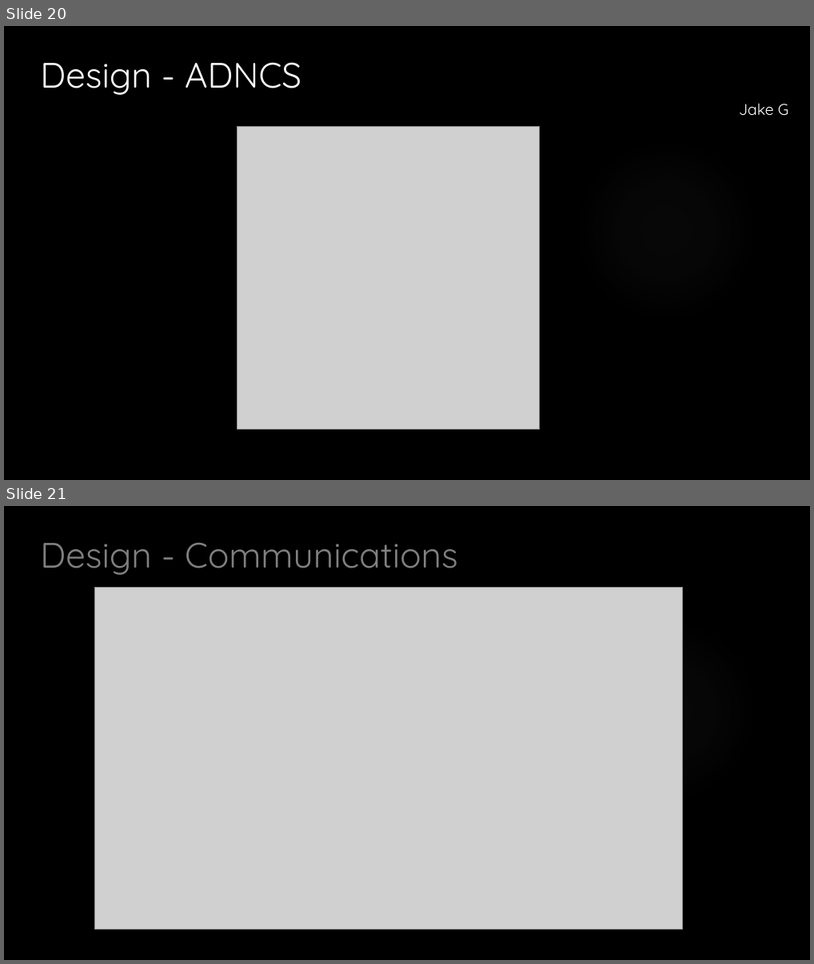
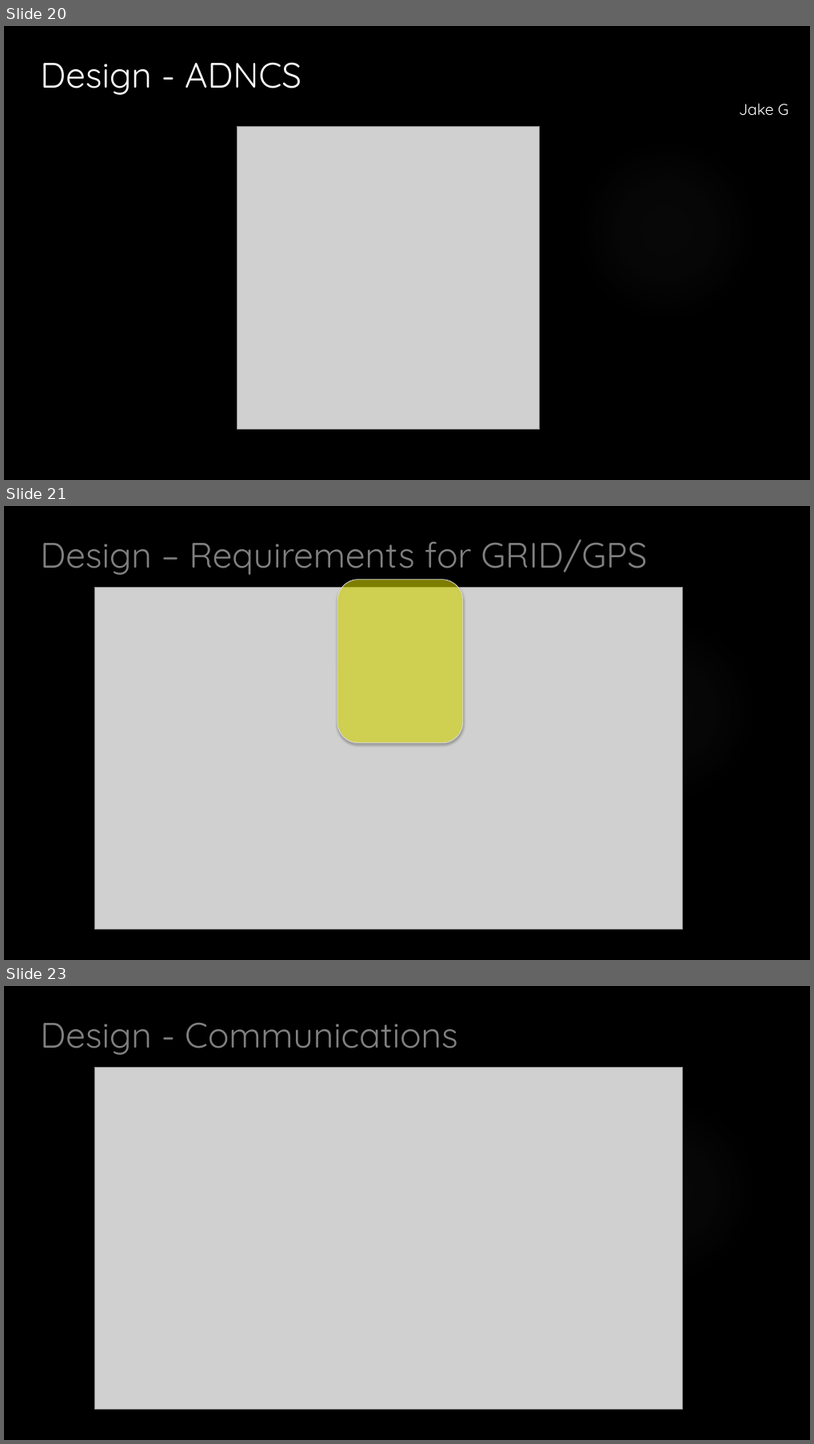
Before and after one commit to HASP-UMN/CubeSat, a slide deck: Presentations/CDR_Presentation.pptx. Shown one above the other, each under a label of ours: slides 20 and 21 before the commit, slides 20, 21 and 23 after it; the slides between them are not shown. The pictures are 814x964 and 814x1444 pixels, drawn with LibreOffice and Linux fonts; fonts in the diff are those of the drawing; grey boxes stand for pictures; background and template pictures are left out. Boxes give left, top, right and bottom in pixels: in the first picture for what was removed or moved away, otherwise in the second. Text is boxed around its words. In the diff, an @@ line names an element or a change of style, - is before the commit and + after.

```diff
--- a/Presentations/CDR_Presentation.pptx
+++ b/Presentations/CDR_Presentation.pptx
@@ slide 21 added at bbox=[4, 506, 810, 960], background picture (left out); not listed: 1 template element that a slide beside it also shows @@
@@ title added at bbox=[40, 540, 648, 575], 42 pt, text #808080 @@
+Design – Requirements for GRID/GPS
@@ picture added at bbox=[94, 587, 682, 928] @@
@@ rounded rectangle added at bbox=[338, 579, 463, 743], fill #FFFF00 at 49% opacity, outline #DDDDDD 0.75 pt @@
@@ what was slide 21 is now slide 23 @@
```
Also in this commit, not shown: 12 slides changed, 2 other slides added.
